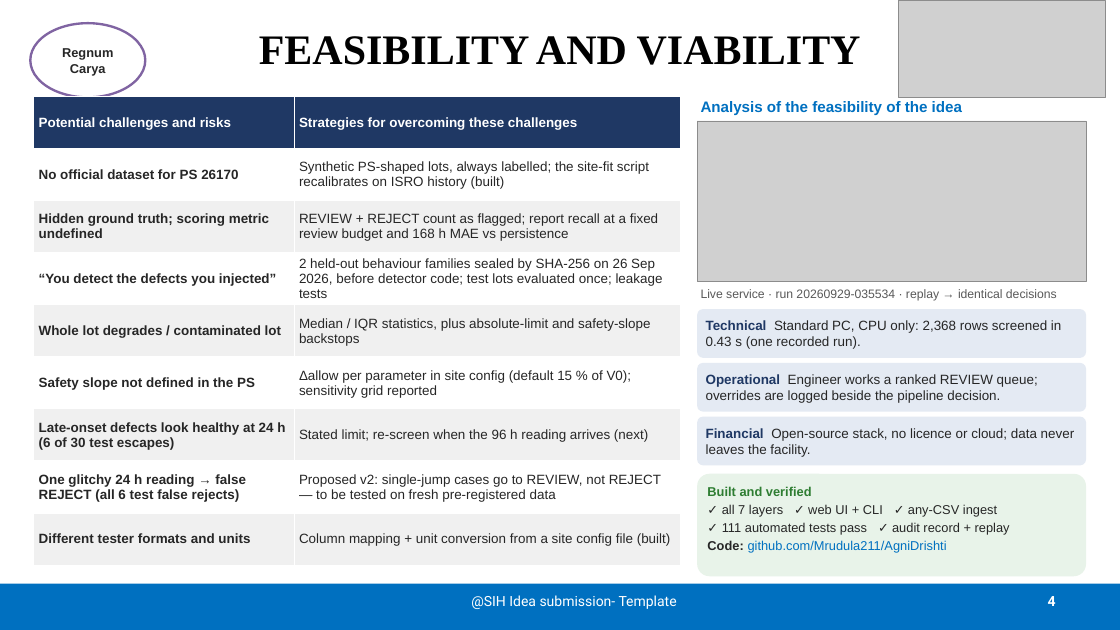
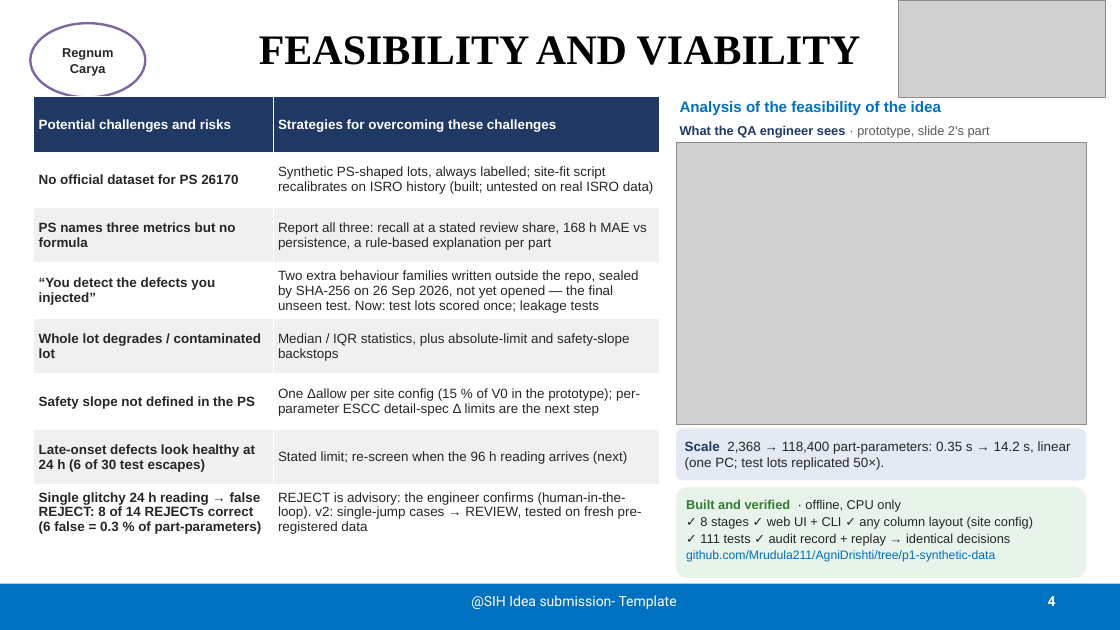
Before and after one commit to Mrudula211/AgniDrishti, a slide deck: slide 4 of docs/presentation/sih2026-idea-agnidrishti.pptx. Drawn at 1120x630 pixels with LibreOffice and Linux fonts; fonts in the diff are those of the drawing; grey boxes stand for pictures. Boxes give left, top, right and bottom in pixels: in the first picture for what was removed or moved away, otherwise in the second. Text is boxed around its words. In the diff, an @@ line names an element or a change of style, - is before the commit and + after.

Commit message:
Enhance AgniDrishti project documentation and implementation
- Updated presentation materials (PDF and PPTX) with new insights on decision support for ISRO burn-in QA and anomaly detection metrics.
- Revised project state documentation to reflect current experiment status and submission readiness as of 2026-09-29.
- Adjusted requirements specification to clarify implementation status and evidence requirements.
- Updated requirements traceability to include recorded evidence from synthetic data experiments and clarify the status of various metrics.
- Modified fit_pipeline.py and run_experiments.py to ensure proper UTF-8 encoding for console output, accommodating special characters.
- Introduced GitHub Actions workflow for automated testing across multiple Python versions and operating systems.

```diff
--- a/docs/presentation/sih2026-idea-agnidrishti.pptx
+++ b/docs/presentation/sih2026-idea-agnidrishti.pptx
@@ table at [34, 97, 660, 540] @@
-row 2, column 2: Synthetic PS-shaped lots, always labelled; the site-fit script recalibrates on ISRO history (built)
+row 2, column 2: Synthetic PS-shaped lots, always labelled; site-fit script recalibrates on ISRO history (built; untested on real ISRO data)
-row 3, column 1: Hidden ground truth; scoring metric undefined
+row 3, column 1: PS names three metrics but no formula
-row 3, column 2: REVIEW + REJECT count as flagged; report recall at a fixed review budget and 168 h MAE vs persistence
+row 3, column 2: Report all three: recall at a stated review share, 168 h MAE vs persistence, a rule-based explanation per part
-row 4, column 2: 2 held-out behaviour families sealed by SHA-256 on 26 Sep 2026, before detector code; test lots evaluated once; leakage tests
+row 4, column 2: Two extra behaviour families written outside the repo, sealed by SHA-256 on 26 Sep 2026, not yet opened — the final unseen test. Now: test lots scored once; leakage tests
-row 6, column 2: Δallow per parameter in site config (default 15 % of V0); sensitivity grid reported
+row 6, column 2: One Δallow per site config (15 % of V0 in the prototype); per-parameter ESCC detail-spec Δ limits are the next step
-row 8: One glitchy 24 h reading → false REJECT (all 6 test false rejects) | Proposed v2: single-jump cases go to REVIEW, not REJECT — to be tested on fresh pre-registered data
-row 9: Different tester formats and units | Column mapping + unit conversion from a site config file (built)
+row 8: Single glitchy 24 h reading → false REJECT: 8 of 14 REJECTs correct (6 false = 0.3 % of part-parameters) | REJECT is advisory: the engineer confirms (human-in-the-loop). v2: single-jump cases → REVIEW, tested on fresh pre-registered data
@@ table: place and size @@
-table at [34, 97, 681, 565]
+table at [34, 97, 660, 540]
@@ text "Analysis of the feasibility of ...": place and size @@
-text "Analysis of the feasibility of ..." at [701, 101, 962, 115]
+text "Analysis of the feasibility of ..." at [680, 101, 941, 115]
@@ picture added at [676, 143, 1086, 424] @@
@@ text added at [680, 125, 990, 138], 11 pt, text #595959 @@
+What the QA engineer sees · prototype, slide 2's part
@@ picture removed at [697, 121, 1086, 282] @@
@@ text removed at [701, 289, 1057, 301] @@
-Live service · run 20260929-035534 · replay → identical decisions
@@ rounded rectangle removed at [697, 363, 1086, 412] @@
-Operational Engineer works a ranked REVIEW queue; overrides are logged beside the pipeline decision.
@@ rounded rectangle removed at [697, 417, 1086, 465] @@
-Financial Open-source stack, no licence or cloud; data never leaves the facility.
@@ rounded rectangle "Scale 2,368 → 118,400 part-parameters: ...": place and size @@
-rounded rectangle "Scale 2,368 → 118,400 part-parameters: ..." at [697, 309, 1086, 358]
+rounded rectangle "Scale 2,368 → 118,400 part-parameters: ..." at [676, 429, 1086, 481]
@@ text in rounded rectangle at [685, 441, 1071, 470]: text changed @@
-Technical Standard PC, CPU only: 2,368 rows screened in 0.43 s (one recorded run).
+Scale 2,368 → 118,400 part-parameters: 0.35 s → 14.2 s, linear (one PC; test lots replicated 50×).
@@ rounded rectangle "Built and verified · offline, ...": place and size @@
-rounded rectangle "Built and verified · offline, ..." at [697, 474, 1086, 576]
+rounded rectangle "Built and verified · offline, ..." at [676, 487, 1086, 578]
@@ text in rounded rectangle at [686, 499, 1033, 562]: text changed @@
-Built and verified
-✓ all 7 layers ✓ web UI + CLI ✓ any-CSV ingest
-✓ 111 automated tests pass ✓ audit record + replay
-Code: github.com/Mrudula211/AgniDrishti
+Built and verified · offline, CPU only
+✓ 8 stages ✓ web UI + CLI ✓ any column layout (site config)
+✓ 111 tests ✓ audit record + replay → identical decisions
+github.com/Mrudula211/AgniDrishti/tree/p1-synthetic-data
```
Also in this commit, not shown: 5 other slides changed, 14 other files.
